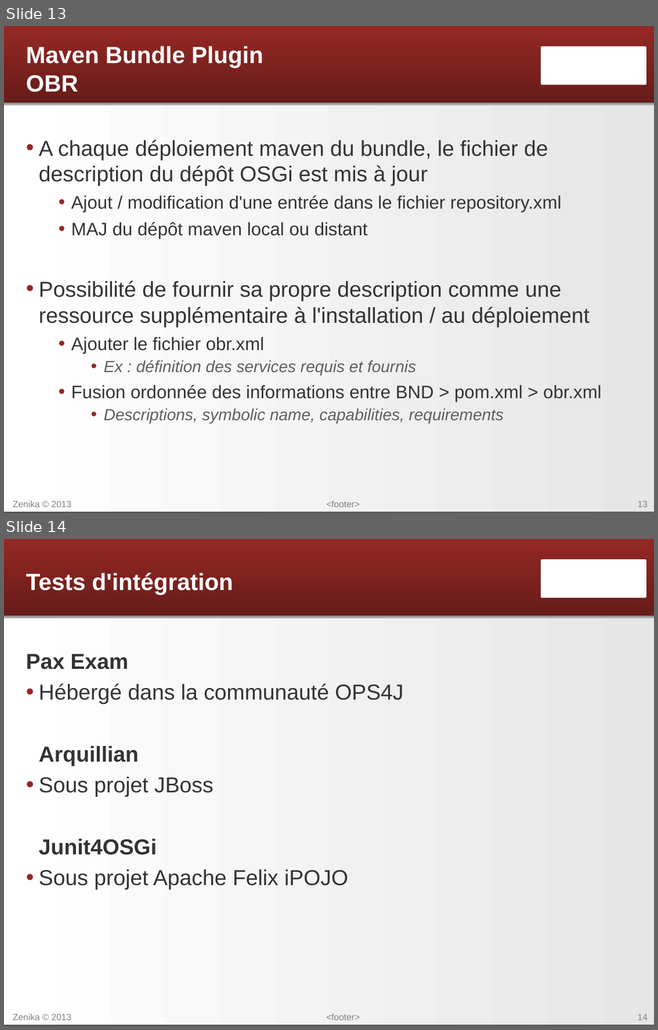
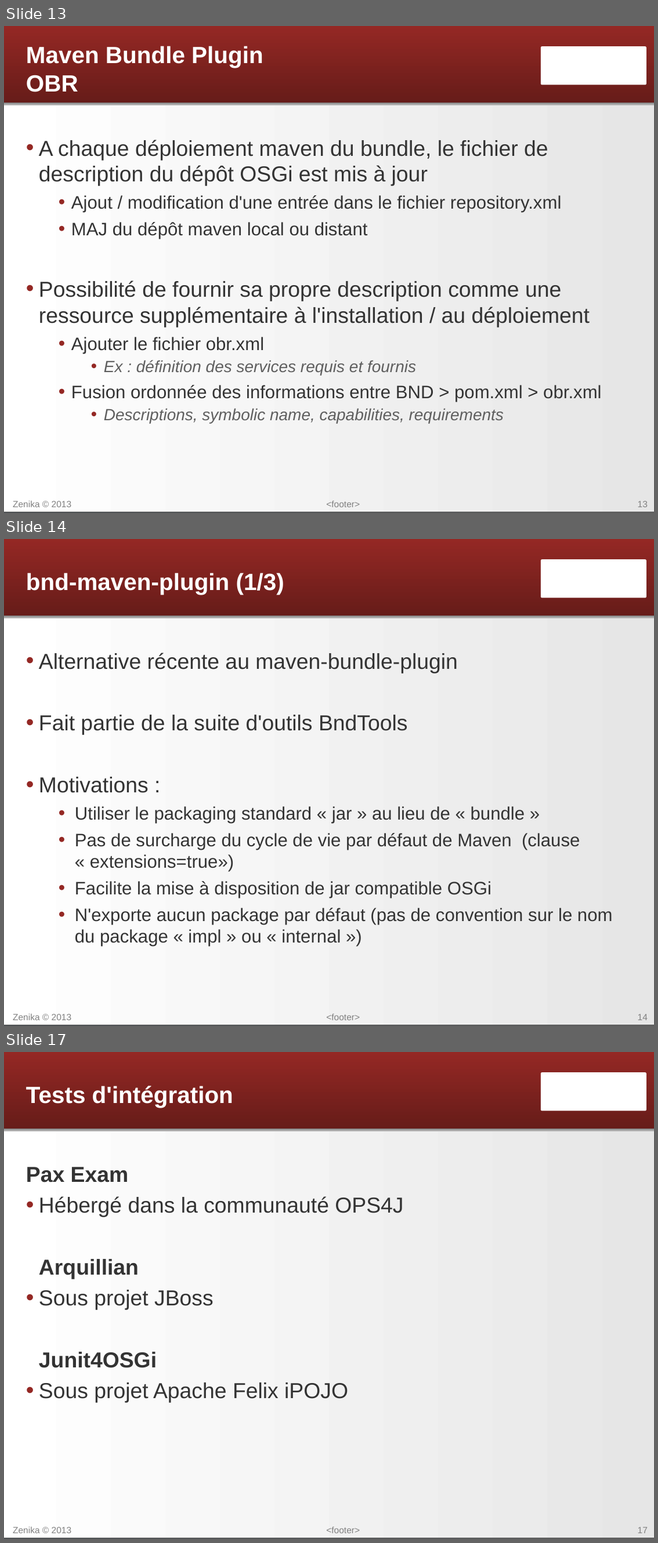
Before and after one commit to Zenika-Training/formation-osgi, a slide deck: SVN/OSGi - 11 - Industrialisation.odp. Shown one above the other, each under a label of ours: slides 13 and 14 before the commit, slides 13, 14 and 17 after it; the slides between them are not shown. The pictures are 658x1030 and 658x1543 pixels, drawn with LibreOffice and Linux fonts; fonts in the diff are those of the drawing; background and template pictures are left out. Boxes give left, top, right and bottom in pixels: in the first picture for what was removed or moved away, otherwise in the second. Text is boxed around its words. In the diff, an @@ line names an element or a change of style, - is before the commit and + after.

Commit message:
Ajout de slides de présentation du bnd-maven-plugin (alternative au maven-bundle-plugin, slides 14-16)

```diff
--- a/SVN/OSGi - 11 - Industrialisation.odp
+++ b/SVN/OSGi - 11 - Industrialisation.odp
@@ slide 14 added at [4,539,654,1026], background gradient #D5DFE7 to #FEFEFE; not listed: 7 template elements that a slide beside it also shows @@
@@ title added at [26,573,284,595], 26 pt, text #FFFFFF, bold @@
+bnd-maven-plugin (1/3)
@@ text added at [39,653,612,947], 20 pt, text #333333 @@
+• Alternative récente au maven-bundle-plugin
+• Fait partie de la suite d'outils BndTools
+• Motivations :
+  • Utiliser le packaging standard « jar » au lieu de « bundle »
+  • Pas de surcharge du cycle de vie par défaut de Maven (clause « extensions=true»)
+  • Facilite la mise à disposition de jar compatible OSGi
+  • N'exporte aucun package par défaut (pas de convention sur le nom du package « impl » ou « internal »)
@@ what was slide 14 is now slide 17 @@
@@ page number at [637,1527,647,1533]: text changed @@
-14
+17
```
Also in this commit, not shown: 9 slides changed, 2 other slides added.
